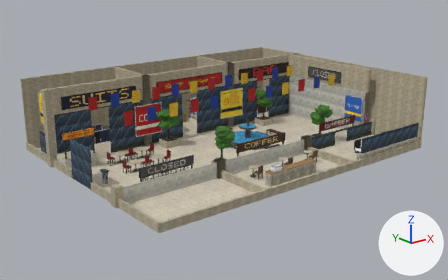
The Blender file ArtSource/Mall.blend, before and after one commit.
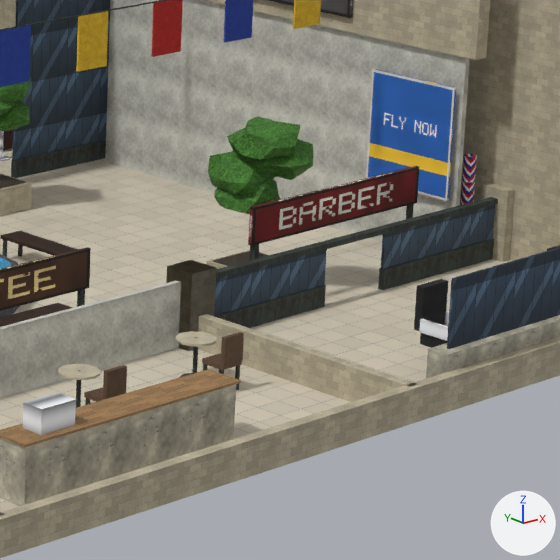
Each version appears first whole from a 50 mm lens placed at (-30.97, -38.57, 16.2), pointed at (-0.46, -0.44, 0.95), and next in a close-up on the part from 59% to 86% of the width and 28% to 71% of the height. Arrows for +X, +Y and +Z are at lower right; the lights stay in place. The last two pictures show the newer version.

The first close-up shows 'Mall_BarberMirror', 'Mall_CoffeeCounter', 'Mall_Floor', 'Mall_FrontBar', 'Mall_FrontClosedE', 'Mall_FrontClosedSE', 'Mall_FrontClosedSESign', 'Mall_FrontCoffee', 'Mall_HoardingE', 'Mall_Planter3', 'Mall_WallE', 'Mall_WallS', 'NoCol_MallFlags' and 16 more.
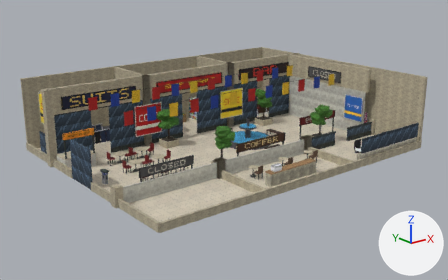
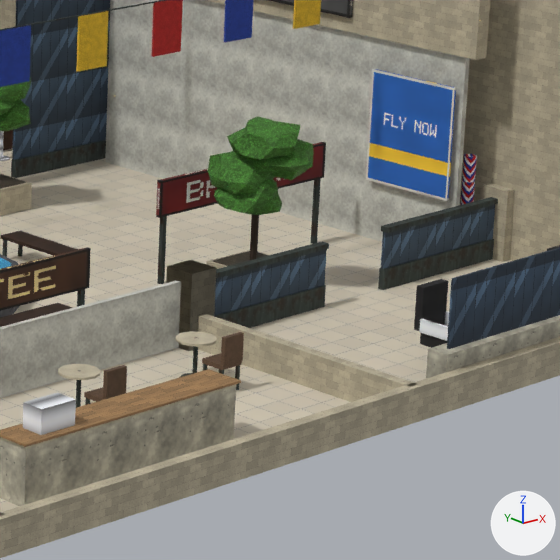
Diff of the bpy script that builds the scene:
```diff
--- a/ArtSource/Mall.blend.py
+++ b/ArtSource/Mall.blend.py
@@ me_mall_frontclosedse @@
 # used by ob_mall_frontclosedse; location = (8.75, -5.0, 0.0)
-me_mall_frontclosedse.from_pydata(...)  # 56 vertices, 42 faces; spans x -4.55..4.55, y -0.3..0.3, z 0.0..1.4
+me_mall_frontclosedse.from_pydata(...)  # 64 vertices, 48 faces; spans x -4.55..4.55, y -0.3..0.3, z 0.0..1.4
+# me_mall_frontclosedse part 1
+# 4 faces are deleted
+# 8 vertices are added at x -0.8..0.8, y -0.08..0.08, z 1.1..1.2
+# 10 new faces join them, mat_m_shk_steel (picture img_t_shk_steel_png)
 me_mall_frontclosedse.materials.append(mat_m_shk_steel)
@@ ob_mall_frontclosedsesign @@
 ob_mall_frontclosedsesign = bpy.data.objects.new('Mall_FrontClosedSESign', me_mall_frontclosedsesign)
-ob_mall_frontclosedsesign.location = (8.75, -4.5, 0.0)
+ob_mall_frontclosedsesign.location = (8.75, -2.2, 0.0)
```

Boxes [x1, y1, x2, y2] around the edits, measured in the close-ups (560 x 560 px):
'Mall_FrontClosedSESign', moved: before [248, 166, 419, 260]; after [156, 142, 326, 284]
part 1 of me_mall_frontclosedse, cut back: [216, 197, 498, 279] in both
